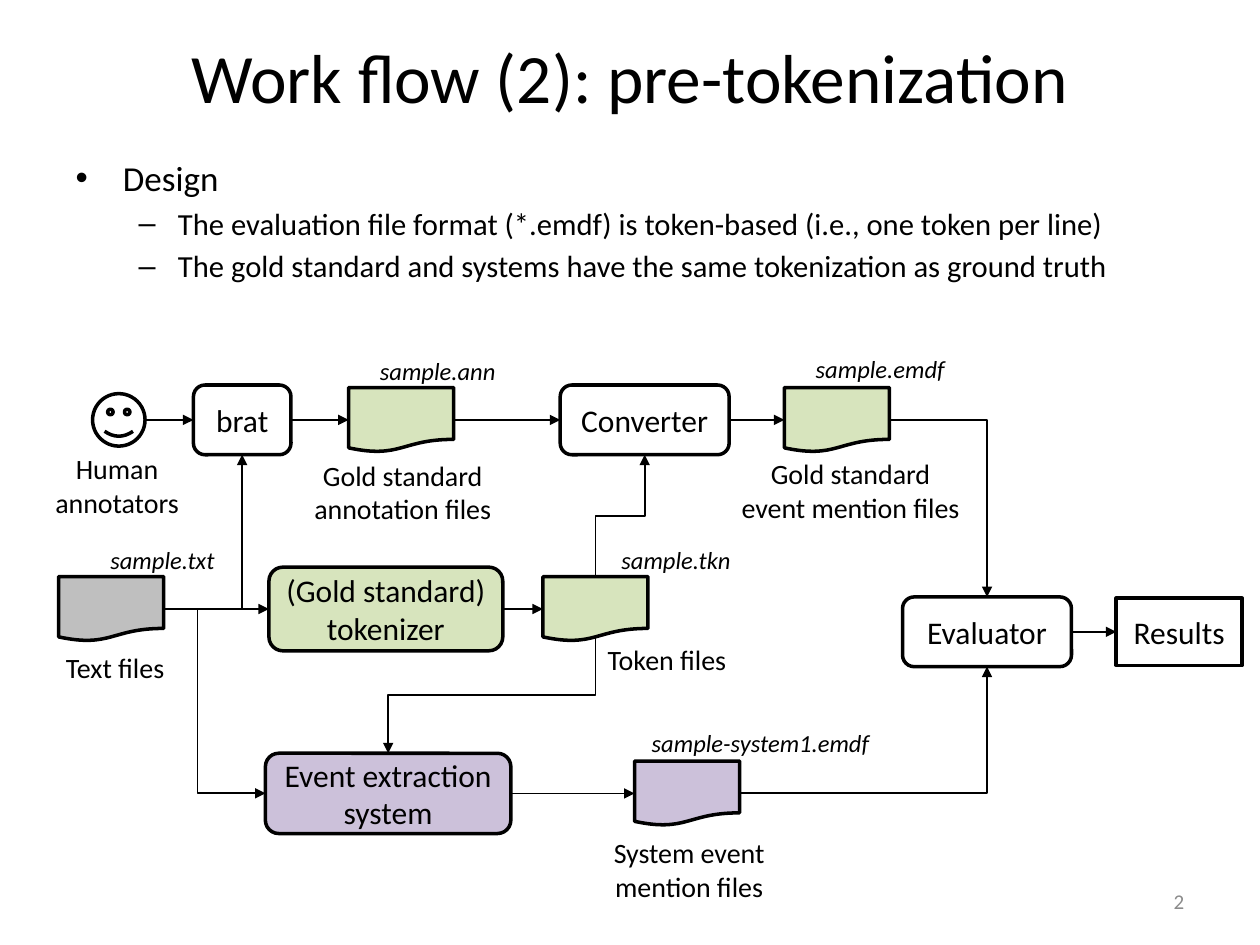
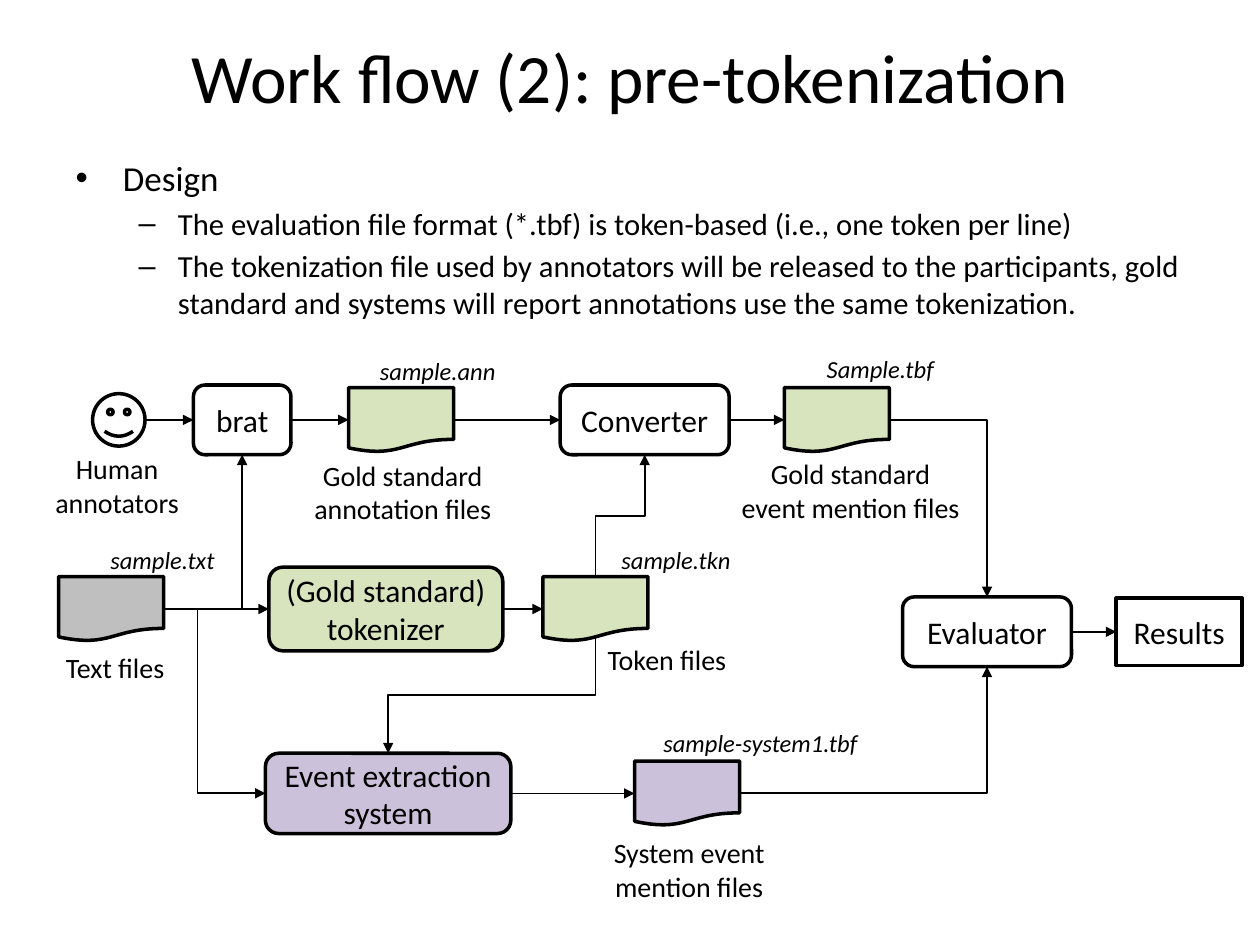
Before and after one commit to hunterhector/EvmEval, a slide deck: slide 2 of doc/evm-eval-work-flow.pptx. Drawn at 1260x945 pixels with LibreOffice and Linux fonts; fonts in the diff are those of the drawing. Boxes give left, top, right and bottom in pixels: in the first picture for what was removed or moved away, otherwise in the second. Text is boxed around its words. In the diff, an @@ line names an element or a change of style, - is before the commit and + after.

Commit message:
Modify wording in ppt

```diff
--- a/doc/evm-eval-work-flow.pptx
+++ b/doc/evm-eval-work-flow.pptx
@@ text at <box>178,213,1178,319</box>: text changed @@
-  – The evaluation file format (*.emdf) is token-based (i.e., one token per line)
-  – The gold standard and systems have the same tokenization as ground truth
+  – The evaluation file format (*.tbf) is token-based (i.e., one token per line)
+  – The tokenization file used by annotators will be released to the participants, gold standard and systems will report annotations use the same tokenization.
@@ text at <box>827,361,934,382</box>: text changed @@
-sample.emdf
+Sample.tbf
@@ text at <box>663,735,857,756</box>: text changed @@
-sample-system1.emdf
+sample-system1.tbf
@@ page number rewrapped from <box>1174,895,1185,909</box> to <box>1066,805,1260,856</box> @@
```
Also in this commit, not shown: 1 other slide changed, 1 slide added, 1 other file.
